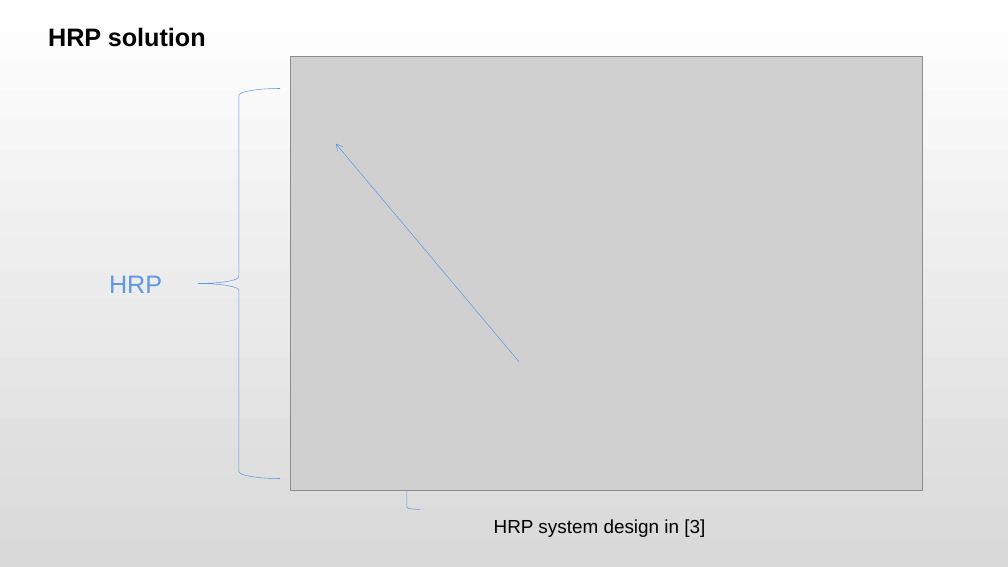
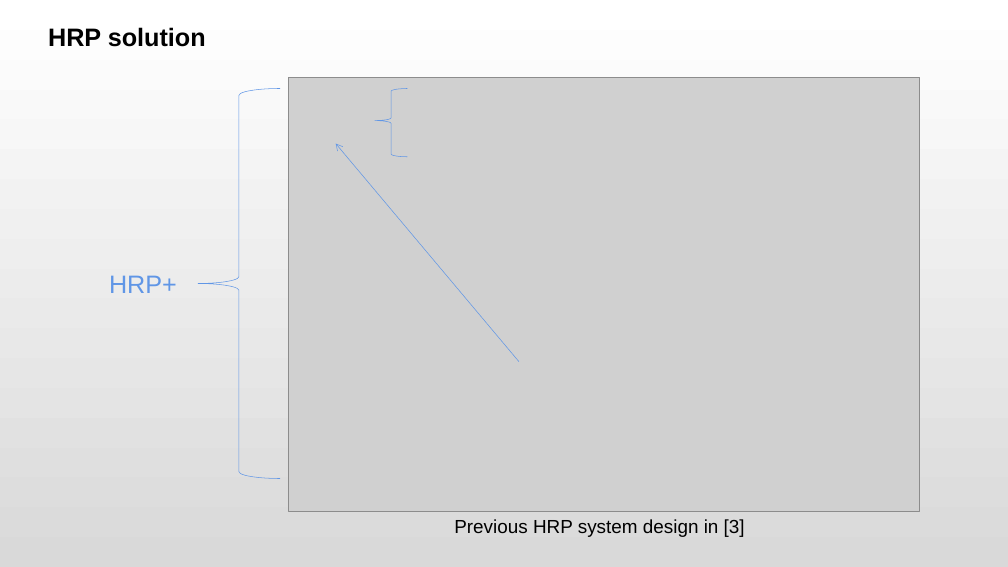
Before and after one commit to 66Ronghua99/HRP-Thesis, a slide deck: slide 4 of lttStudy/ProposalPre.pptx. Drawn at 1008x567 pixels with LibreOffice and Linux fonts; fonts in the diff are those of the drawing; grey boxes stand for pictures. Boxes give left, top, right and bottom in pixels: in the first picture for what was removed or moved away, otherwise in the second. Text is boxed around its words. In the diff, an @@ line names an element or a change of style, - is before the commit and + after.

```diff
--- a/lttStudy/ProposalPre.pptx
+++ b/lttStudy/ProposalPre.pptx
@@ picture: place and size @@
-picture at [291,56,923,490]
+picture at [288,77,920,511]
@@ left brace added at [375,88,408,157], outline #6096E6 0.5 pt @@
@@ text at [109,275,177,293]: text changed @@
-HRP
+HRP+
@@ left brace: place and size @@
-left brace at [394,359,420,510]
+left brace at [375,361,402,511]
@@ text at [454,519,745,537]: text changed @@
-HRP system design in [3]
+Previous HRP system design in [3]
```
Also in this commit, not shown: 7 other slides changed, 1 slide removed, 3 other files.
